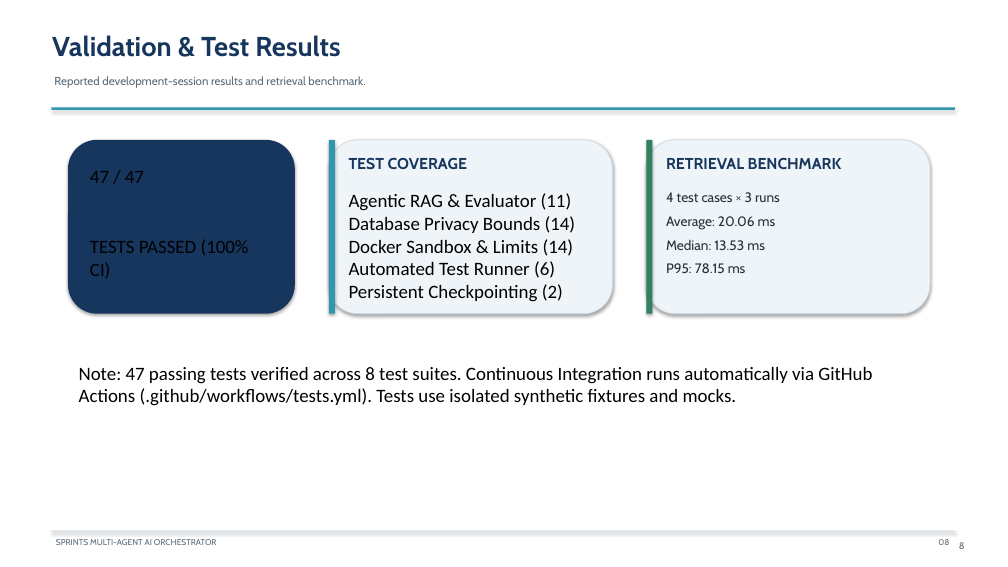
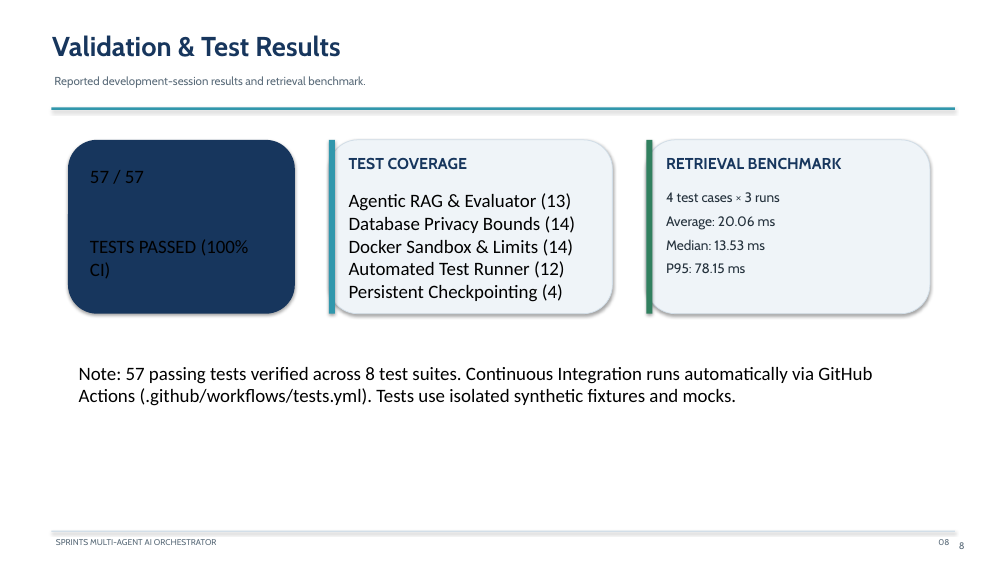
Before and after one commit to PhantomMW/sprints-ai-orchestrator, a slide deck: slide 8 of docs/SPRINTS_AI_ORCHESTRATOR_PRESENTATION.pptx. Drawn at 1008x567 pixels with LibreOffice and Linux fonts; fonts in the diff are those of the drawing. Boxes give left, top, right and bottom in pixels: in the first picture for what was removed or moved away, otherwise in the second. Text is boxed around its words. In the diff, an @@ line names an element or a change of style, - is before the commit and + after.

Commit message:
Harden test runner isolation, assessor fail-closed, aggregation privacy, durable HITL, and sync documentation

```diff
--- a/docs/SPRINTS_AI_ORCHESTRATOR_PRESENTATION.pptx
+++ b/docs/SPRINTS_AI_ORCHESTRATOR_PRESENTATION.pptx
@@ text at [90,171,144,183]: text changed @@
-47 / 47
+57 / 57
@@ text at [349,193,572,211]: text changed @@
-Agentic RAG & Evaluator (11)
+Agentic RAG & Evaluator (13)
@@ text at [349,261,565,302]: text changed @@
-Automated Test Runner (6)
-Persistent Checkpointing (2)
+Automated Test Runner (12)
+Persistent Checkpointing (4)
@@ text at [79,367,872,406]: text changed @@
-Note: 47 passing tests verified across 8 test suites. Continuous Integration runs automatically via GitHub Actions (.github/workflows/tests.yml). Tests use isolated synthetic fixtures and mocks.
+Note: 57 passing tests verified across 8 test suites. Continuous Integration runs automatically via GitHub Actions (.github/workflows/tests.yml). Tests use isolated synthetic fixtures and mocks.
```
Also in this commit, not shown: 2 other slides changed, 13 other files.
